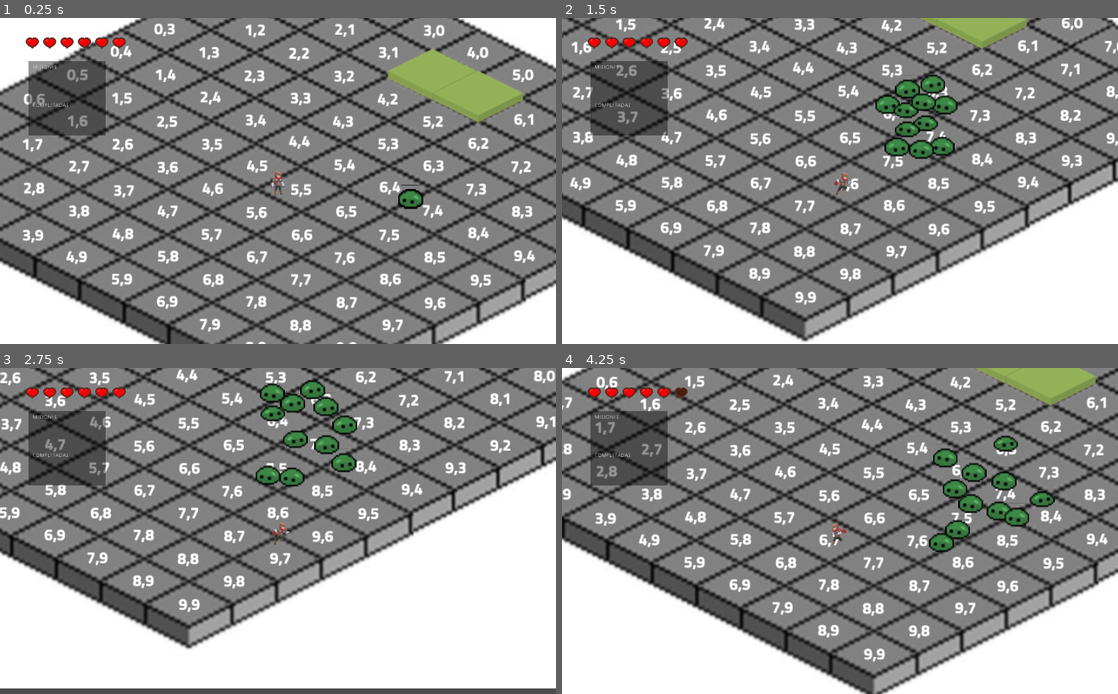
Above: before the commit, frames 1-4 (two rows, left to right).
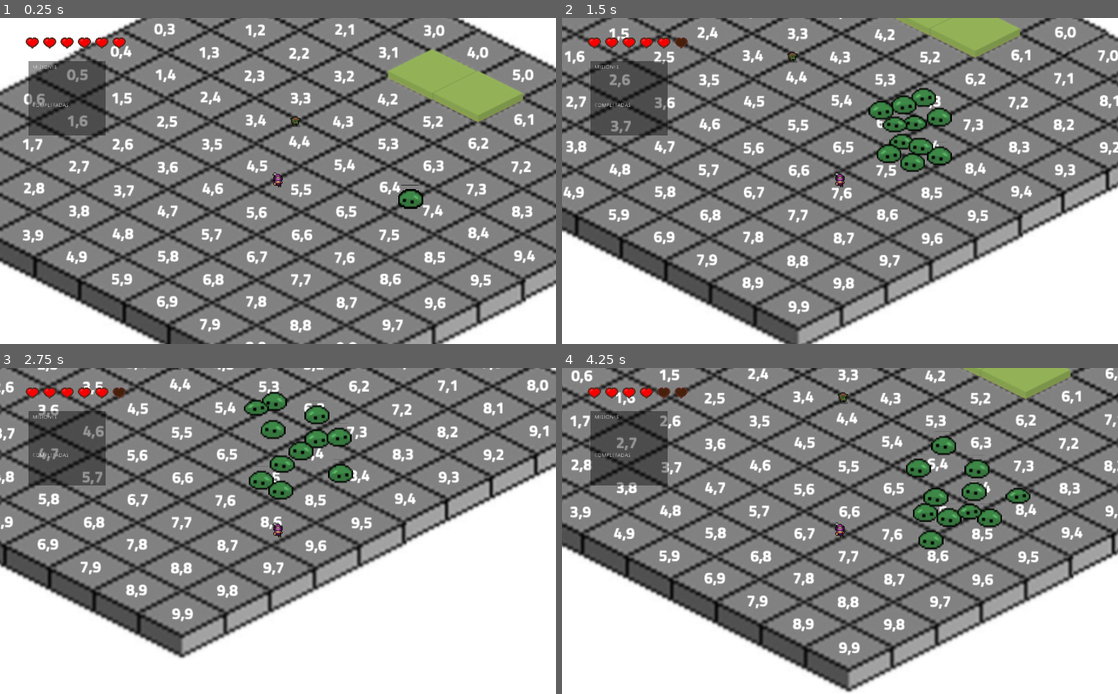
Above: after the commit, the same moments.

Repository: u1973231/Schadenfreude
Game: Godot game, scene res://scenes/Mapa.tscn
Two runs of this game, one before a commit and one after it. Both use one fixed random seed, a clock stepped at 60 frames per second and the inputs below.
Inputs (mouse positions are in pixels of both pictures, inside the frame that each line leads up to):
- Up to frame 1 (0.25 s): no input
- Up to frame 2 (1.5 s): tap Enter (ui_accept) at 0.5, 0.77 s; move the mouse to (962, 164) at 0.52 s; press the mouse at (962, 164) at 0.53 s; hold Right (move_right) 0.53-1.28 s; move the mouse to (728, 197) at 1.27 s; release the mouse at (728, 197) at 1.28 s; hold Down (move_down) from 1.28 s (still down); tap Space (dash) at 1.35 s
- Up to frame 3 (2.75 s): tap Enter (ui_accept) at 1.52 s; move the mouse to (333, 459) at 2.02 s; release Down (move_down) at 2.03 s; hold Right (move_right) from 2.03 s (still down); tap F (interactue) at 2.1 s
- Up to frame 4 (4.25 s): move the mouse to (812, 596) at 2.77 s; release Right (move_right) at 2.78 s; hold Up (move_up) 2.78-3.53 s; click (812, 596) at 2.85 s; tap Enter (ui_accept) at 3.02, 3.77 s; move the mouse to (1006, 579) at 3.52 s; hold Left (move_left) from 3.53 s (still down); tap Space (dash) at 3.6 s

The runs differ from the first frame. In frame 1, 0.1% of the frame differs, in the area x 48-55%, y 30-55%; in frame 2, 45%; in frame 3, 39%; in frame 4, 45%, in the area x 0-100%, y 0-100%.
Error after the commit: Invalid get index 'position' (on base: 'null instance'). (res://scripts/scr_enemyGoblin.gd:24)

Commit message:
Enemigo arreglado

Diff:
--- a/Path.tscn
+++ b/Path.tscn
@@ -16,6 +16,9 @@
 [node name="PathFollow2D" type="PathFollow2D" parent="Path2D"]
 position = Vector2( 0, -1 )
 rotate = false
+__meta__ = {
+"_edit_group_": true
+}
 
 [node name="EnemyGoblin" parent="Path2D/PathFollow2D" instance=ExtResource( 1 )]
 position = Vector2( 0, 1 )
--- a/scenes/EnemyGoblin.tscn
+++ b/scenes/EnemyGoblin.tscn
@@ -71,6 +71,9 @@
 "values": [ 57, 58, 59, 60, 61 ]
 }
 
+[sub_resource type="CircleShape2D" id=9]
+radius = 58.0086
+
 [sub_resource type="CircleShape2D" id=8]
 radius = 162.012
 
@@ -98,6 +101,11 @@
 anims/RESET = SubResource( 3 )
 anims/Run = SubResource( 4 )
 
+[node name="Area2D2" type="Area2D" parent="."]
+
+[node name="CollisionShape2D" type="CollisionShape2D" parent="Area2D2"]
+shape = SubResource( 9 )
+
 [node name="Area2D" type="Area2D" parent="."]
 
 [node name="CollisionShape2D" type="CollisionShape2D" parent="Area2D"]
@@ -119,6 +127,8 @@
 
 [node name="Idle" type="Timer" parent="."]
 
+[connection signal="body_entered" from="Area2D2" to="." method="_on_Area2D2_body_entered"]
+[connection signal="body_exited" from="Area2D2" to="." method="_on_Area2D2_body_exited"]
 [connection signal="body_entered" from="Area2D" to="." method="_on_Area2D_body_entered"]
 [connection signal="body_exited" from="Area2D" to="." method="_on_Area2D_body_exited"]
 [connection signal="timeout" from="Fire" to="." method="_on_Fire_timeout"]
--- a/scenes/Mapa.tscn
+++ b/scenes/Mapa.tscn
@@ -6,6 +6,7 @@
 [ext_resource path="res://scenes/slime.tscn" type="PackedScene" id=4]
 [ext_resource path="res://scenes/HUDMisiones.tscn" type="PackedScene" id=5]
 [ext_resource path="res://scenes/Health.tscn" type="PackedScene" id=6]
+[ext_resource path="res://scenes/EnemyGoblin.tscn" type="PackedScene" id=7]
 
 [node name="Map-cells" type="Node2D"]
 
@@ -94,3 +95,6 @@
 dialogoDefault = "Dialogo1.json"
 addMision = -1
 recompensa = false
+
+[node name="EnemyGoblin" parent="." instance=ExtResource( 7 )]
+position = Vector2( 509, 197 )
--- a/scenes/Player.tscn
+++ b/scenes/Player.tscn
@@ -1,10 +1,11 @@
-[gd_scene load_steps=11 format=2]
+[gd_scene load_steps=16 format=2]
 
 [ext_resource path="res://sprites/spr_player.png" type="Texture" id=1]
 [ext_resource path="res://scripts/scr_player.gd" type="Script" id=2]
 [ext_resource path="res://sounds/bow1 (mp3cut.net).wav" type="AudioStream" id=3]
 [ext_resource path="res://sounds/pasosHierva (mp3cut.net).wav" type="AudioStream" id=4]
 [ext_resource path="res://sounds/hit (mp3cut.net).wav" type="AudioStream" id=5]
+[ext_resource path="res://sprites/Archer-Purple.png" type="Texture" id=6]
 
 [sub_resource type="CapsuleShape2D" id=1]
 radius = 6.5
@@ -74,12 +75,79 @@
 "values": [ 8, 9, 10, 11, 12, 13 ]
 }
 
+[sub_resource type="Animation" id=6]
+length = 0.001
+tracks/0/type = "value"
+tracks/0/path = NodePath("Sprite2:frame")
+tracks/0/interp = 1
+tracks/0/loop_wrap = true
+tracks/0/imported = false
+tracks/0/enabled = true
+tracks/0/keys = {
+"times": PoolRealArray( 0 ),
+"transitions": PoolRealArray( 1 ),
+"update": 0,
+"values": [ 2 ]
+}
+
+[sub_resource type="Animation" id=7]
+resource_name = "walk"
+length = 0.4
+loop = true
+step = 0.04
+tracks/0/type = "value"
+tracks/0/path = NodePath("Sprite2:frame")
+tracks/0/interp = 1
+tracks/0/loop_wrap = true
+tracks/0/imported = false
+tracks/0/enabled = true
+tracks/0/keys = {
+"times": PoolRealArray( 0, 0.16, 0.32 ),
+"transitions": PoolRealArray( 1, 1, 1 ),
+"update": 1,
+"values": [ 51, 49, 50 ]
+}
+
+[sub_resource type="Animation" id=8]
+resource_name = "walk_down"
+length = 0.4
+loop = true
+step = 0.04
+tracks/0/type = "value"
+tracks/0/path = NodePath("Sprite2:frame")
+tracks/0/interp = 1
+tracks/0/loop_wrap = true
+tracks/0/imported = false
+tracks/0/enabled = true
+tracks/0/keys = {
+"times": PoolRealArray( 0, 0.16, 0.32 ),
+"transitions": PoolRealArray( 1, 1, 1 ),
+"update": 1,
+"values": [ 2, 1, 3 ]
+}
+
+[sub_resource type="Animation" id=9]
+resource_name = "walk_up"
+tracks/0/type = "value"
+tracks/0/path = NodePath("Sprite2:frame")
+tracks/0/interp = 1
+tracks/0/loop_wrap = true
+tracks/0/imported = false
+tracks/0/enabled = true
+tracks/0/keys = {
+"times": PoolRealArray( 0, 0.1 ),
+"transitions": PoolRealArray( 1, 1 ),
+"update": 1,
+"values": [ 98, 99 ]
+}
+
 [node name="Player" type="KinematicBody2D" groups=["player"]]
 scale = Vector2( 3, 3 )
 collision_mask = 3
 script = ExtResource( 2 )
 
 [node name="Sprite" type="Sprite" parent="."]
+visible = false
 texture = ExtResource( 1 )
 hframes = 7
 vframes = 11
@@ -133,6 +201,18 @@
 
 [node name="hit" type="AudioStreamPlayer2D" parent="Sonidos"]
 stream = ExtResource( 5 )
+
+[node name="Sprite2" type="Sprite" parent="."]
+texture = ExtResource( 6 )
+hframes = 24
+vframes = 8
+frame = 2
+
+[node name="AnimationPlayer2" type="AnimationPlayer" parent="."]
+anims/RESET = SubResource( 6 )
+anims/walk = SubResource( 7 )
+anims/walk_down = SubResource( 8 )
+anims/walk_up = SubResource( 9 )
 
 [connection signal="timeout" from="inmune" to="." method="_on_inmune_timeout"]
 [connection signal="timeout" from="animationHit" to="." method="_on_animationHit_timeout"]
--- a/scripts/scr_enemyGoblin.gd
+++ b/scripts/scr_enemyGoblin.gd
@@ -6,8 +6,10 @@
 
 var motion := Vector2.ZERO
 var playerIn := false
+var playerIn2 := false
 var positionPlayer = null
 var rng = RandomNumberGenerator.new()
+var posicionInicio
 onready var path_follow = get_parent()
 #signal pathActivate()
 
@@ -19,6 +21,8 @@
 func _ready(): #comienza moviéndose
 	motion.x = MAXSPEED
 	motion.y = MAXSPEED
+	posicionInicio = path_follow.get_parent().get_parent().position
+	print(posicionInicio)
 	pass
 
 func _process(delta):
@@ -27,16 +31,26 @@
 	motion = Vector2.ZERO
 
 	if positionPlayer != null: #si player esta en el area de rastreo el enemigo lo persigue
-		motion = position.direction_to(positionPlayer.position) * MAXSPEED
-		$AnimationPlayer.play("Run")
+		if not playerIn2:
+			motion = position.direction_to(positionPlayer.position) * MAXSPEED
+			var posicionEnemigo = position + path_follow.position
+			posicionEnemigo = posicionEnemigo + posicionInicio
+			motion = posicionEnemigo.direction_to(positionPlayer.position) * MAXSPEED
+			$AnimationPlayer.play("Run")
+		else:
+			$AnimationPlayer.play("Idle")
 	else:
+
 		#emit_signal("pathActivate")
 		path_follow.set_offset(path_follow.get_offset() + MAXSPEED * delta)
+
 		$AnimationPlayer.play("Run")
 		#_walk()
 		#motion = move_and_slide(motion)
 		#$Idle.set_wait_time(1)
 	#	print("Enter")
+
+		pass
 
 
 	motion = move_and_slide(motion)
@@ -83,7 +97,7 @@
 
 func _fire_projectile():
 	var bullet = projectile.instance() #instanciamos el proyectile y lo insertamos en la escena
-	bullet.position = get_global_position()
+	bullet.position = position
 	bullet.positionPlayer = positionPlayer
 	get_parent().add_child(bullet)
 	$Fire.set_wait_time(1) #cada segundo se lanza un proyectil
@@ -120,3 +134,16 @@
 #	motion = Vector2.ZERO
 #	$AnimationPlayer.play("Idle")
 #	print("IDLE HERE")
+
+
+
+
+
+func _on_Area2D2_body_entered(body):
+	playerIn2 = true
+	pass # Replace with function body.
+
+
+func _on_Area2D2_body_exited(body):
+	playerIn2 = false
+	pass # Replace with function body.
Not shown: 1 places in scenes/EnemyGoblin.tscn that only renumber resources
Not shown: 1 places in scenes/Mapa.tscn that only renumber resources
Not shown, changed: scenes/Outside.tscn
